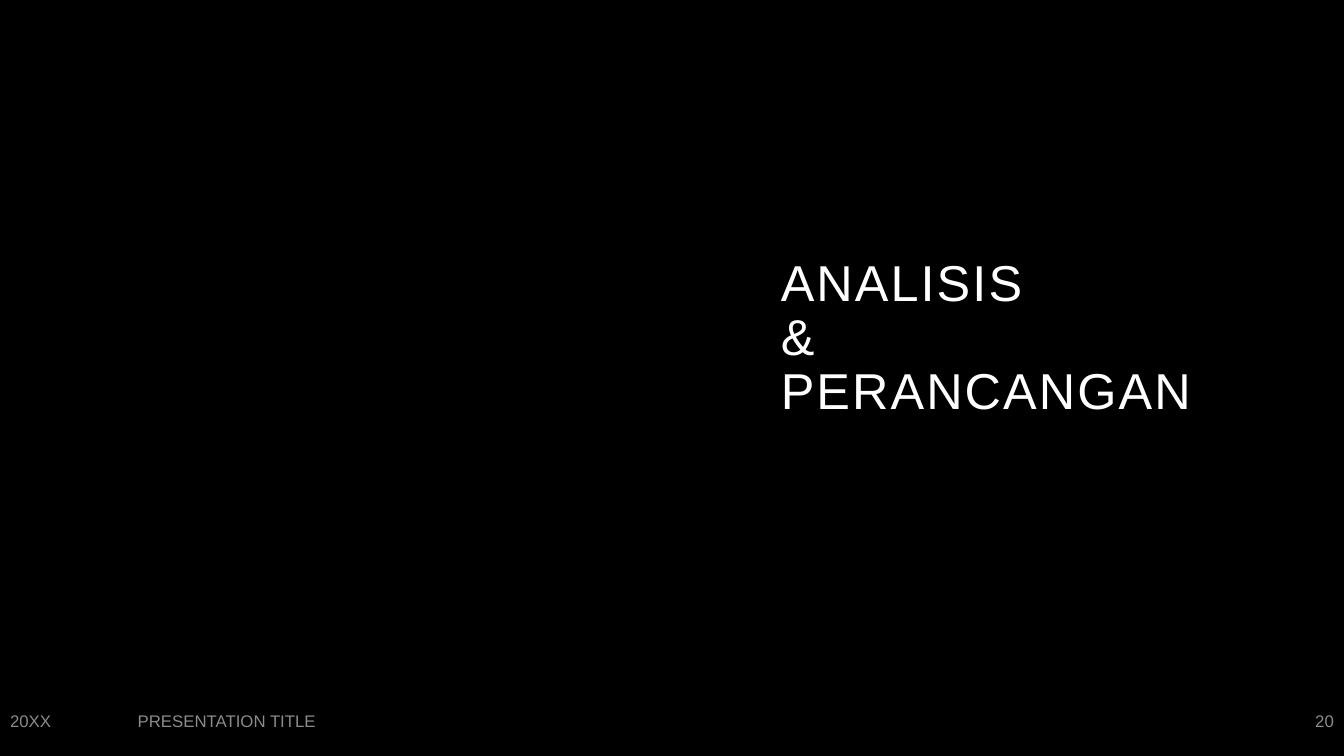
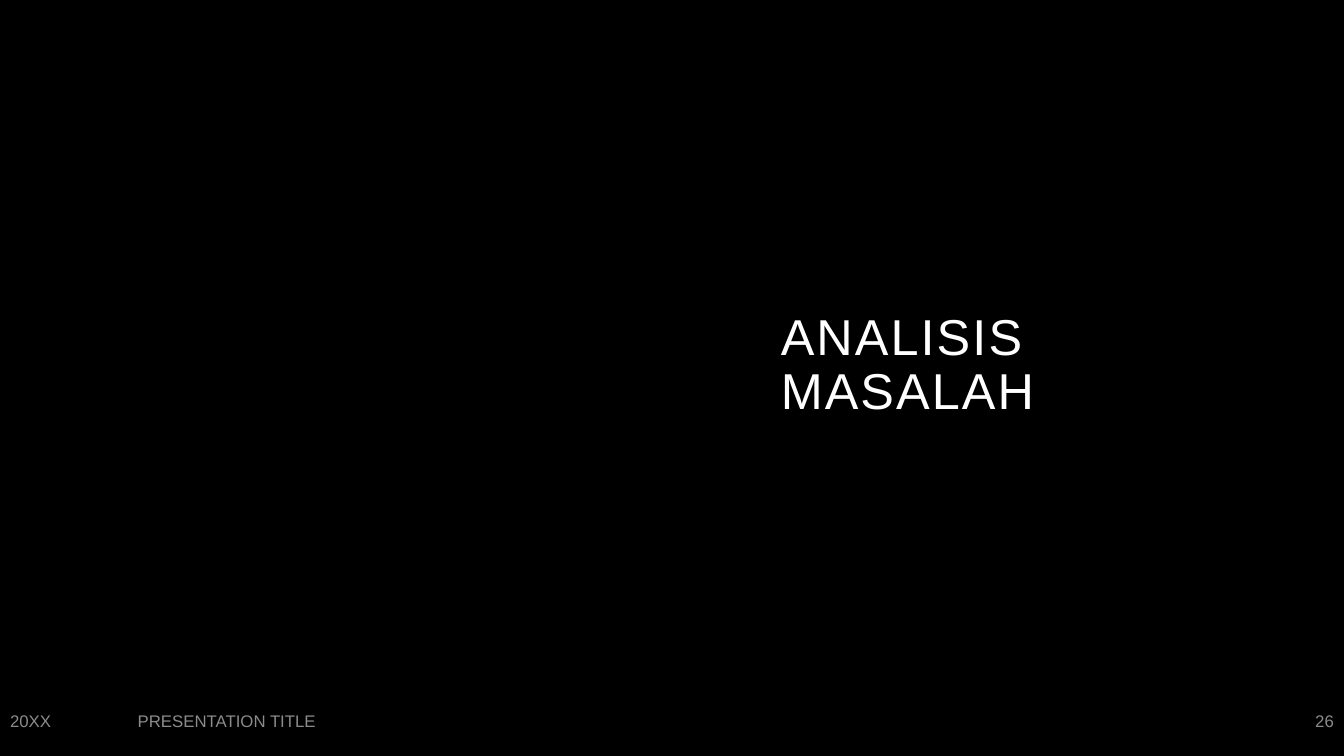
Before and after one commit to anwari32/IF5099-Metode-Penelitian, a slide deck: slide 26 of proposals/v2/Penerapan Multitask Learning dan BERT untuk Prediksi Splice.pptx (slide 20 before the commit). Drawn at 1344x756 pixels with LibreOffice and Linux fonts; fonts in the diff are those of the drawing; background and template pictures are left out. Boxes give left, top, right and bottom in pixels: in the first picture for what was removed or moved away, otherwise in the second. Text is boxed around its words. In the diff, an @@ line names an element or a change of style, - is before the commit and + after.

```diff
--- a/proposals/v2/Penerapan Multitask Learning dan BERT untuk Prediksi Splice.pptx
+++ b/proposals/v2/Penerapan Multitask Learning dan BERT untuk Prediksi Splice.pptx
@@ title at (x1=781, y1=319, x2=1034, y2=410): text changed @@
-ANALISIS
-&
-PERANCANGAN
+ANALISIS
+MASALAH
@@ page number at (x1=1315, y1=715, x2=1334, y2=727): text changed @@
-20
+26
```
Also in this commit, not shown: 10 other slides changed, 16 slides added, 1 slide removed, 7 other files.
